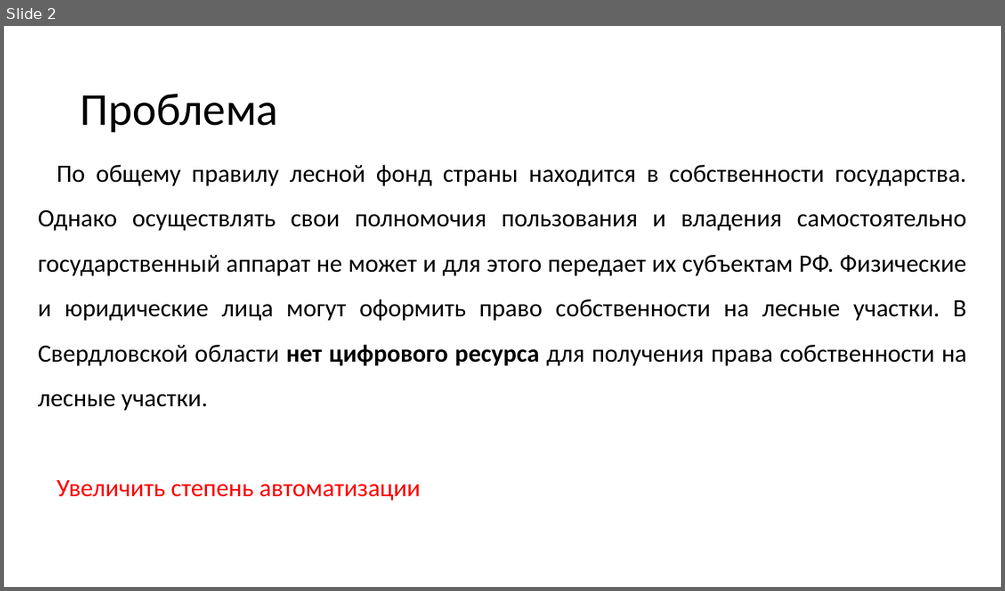
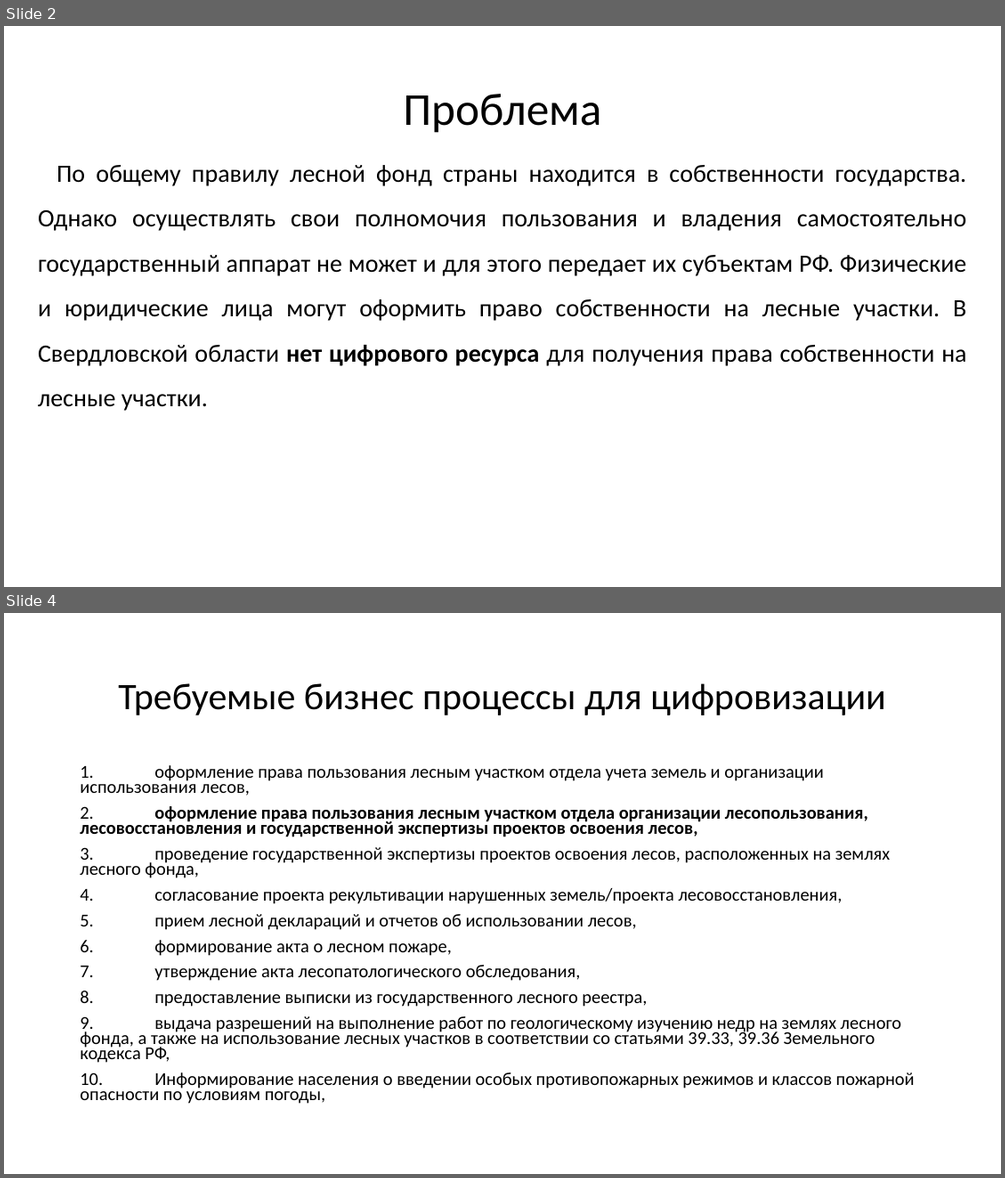
Before and after one commit to mcdodik20008/docs, a slide deck: Презентация.pptx. Shown one above the other, each under a label of ours: slide 2 before the commit, slides 2 and 4 after it; the slides between them are not shown. The pictures are 1005x591 and 1005x1178 pixels, drawn with LibreOffice and Linux fonts; fonts in the diff are those of the drawing. Boxes give left, top, right and bottom in pixels: in the first picture for what was removed or moved away, otherwise in the second. Text is boxed around its words. In the diff, an @@ line names an element or a change of style, - is before the commit and + after.

```diff
--- a/Презентация.pptx
+++ b/Презентация.pptx
@@ slide 4 added at [4, 613, 1001, 1174], background #FFFFFF @@
@@ title added at [118, 683, 886, 715], 36 pt, text #303030 @@
+Требуемые бизнес процессы для цифровизации
@@ text added at [80, 765, 914, 1103], 17.5 pt, text #303030 @@
+1. оформление права пользования лесным участком отдела учета земель и организации использования лесов,
+2. оформление права пользования лесным участком отдела организации лесопользования, лесовосстановления и государственной экспертизы проектов освоения лесов,
+3. проведение государственной экспертизы проектов освоения лесов, расположенных на землях лесного фонда,
+4. согласование проекта рекультивации нарушенных земель/проекта лесовосстановления,
+5. прием лесной деклараций и отчетов об использовании лесов,
+6. формирование акта о лесном пожаре,
+7. утверждение акта лесопатологического обследования,
+8. предоставление выписки из государственного лесного реестра,
+9. выдача разрешений на выполнение работ по геологическому изучению недр на землях лесного фонда, а также на использование лесных участков в соответствии со статьями 39.33, 39.36 Земельного кодекса РФ,
+10. Информирование населения о введении особых противопожарных режимов и классов пожарной опасности по условиям погоды,
@@ slide 2 changed as well @@
@@ title "Проблема" at [403, 94, 601, 133]: text colour #000000 to #303030; alignment left to centre @@
@@ text "По общему правилу лесной фонд ..." at [38, 165, 967, 410]: text colour #000000 to #303030 @@
@@ text at [57, 480, 421, 500]: paragraph removed @@
-Увеличить степень автоматизации
```
Also in this commit, not shown: 8 other slides changed, 3 other slides added, 1 other file.
